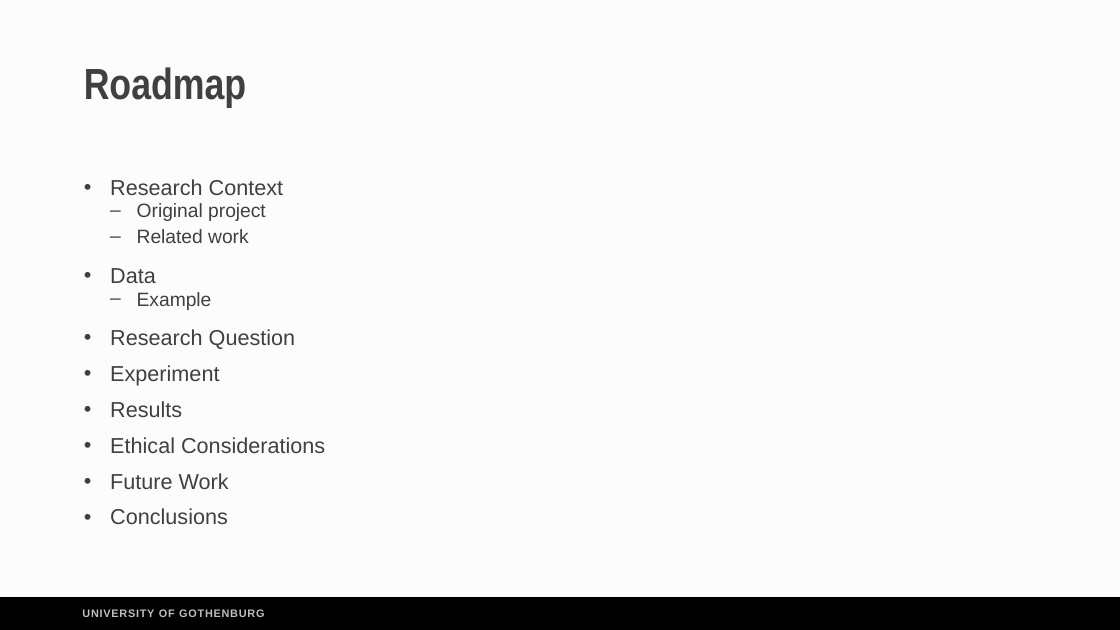
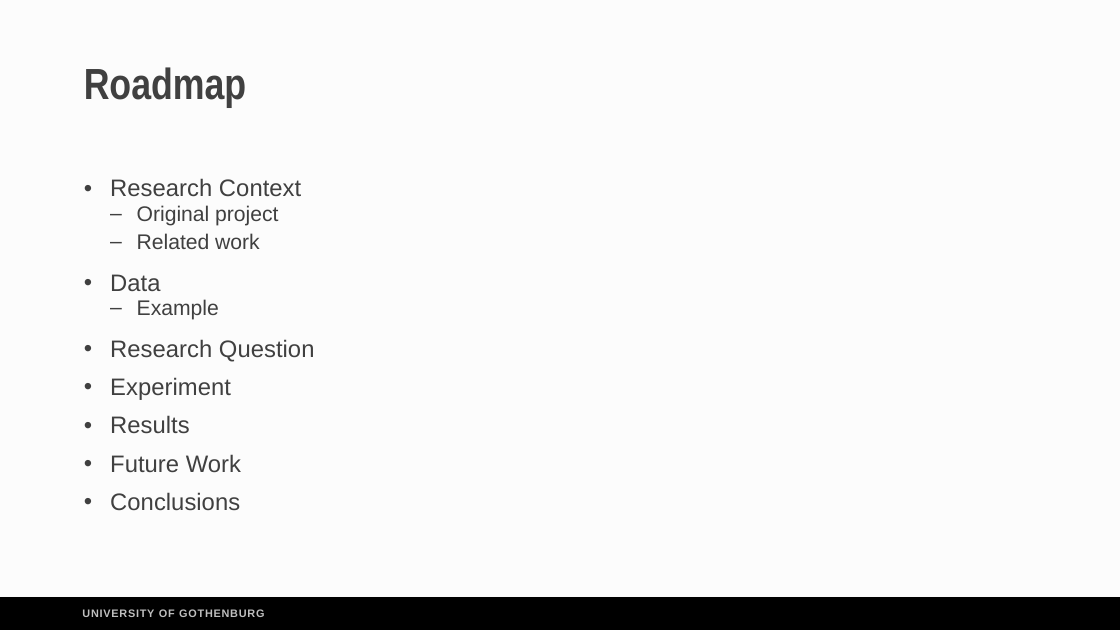
Before and after one commit to Turtilla/WSMF-presentation, a slide deck: slide 2 of presentation/WSMF_presentation.pptx. Drawn at 1120x630 pixels with LibreOffice and Linux fonts; fonts in the diff are those of the drawing. Boxes give left, top, right and bottom in pixels: in the first picture for what was removed or moved away, otherwise in the second. Text is boxed around its words. In the diff, an @@ line names an element or a change of style, - is before the commit and + after.

```diff
--- a/presentation/WSMF_presentation.pptx
+++ b/presentation/WSMF_presentation.pptx
@@ text "Research Context" at [110,178,315,511]: size 13.9 to 15.3 pt in "Research Context", "Data", "Research Question", "Experiment" and 3 more places; size 12.4 to 13.6 pt in "Original project", "Related work", "Example" @@
@@ text at [110,437,325,453]: paragraph removed @@
-• Ethical Considerations
```
Also in this commit, not shown: 7 other slides changed, 1 slide added, 1 slide removed, 1 other file.
